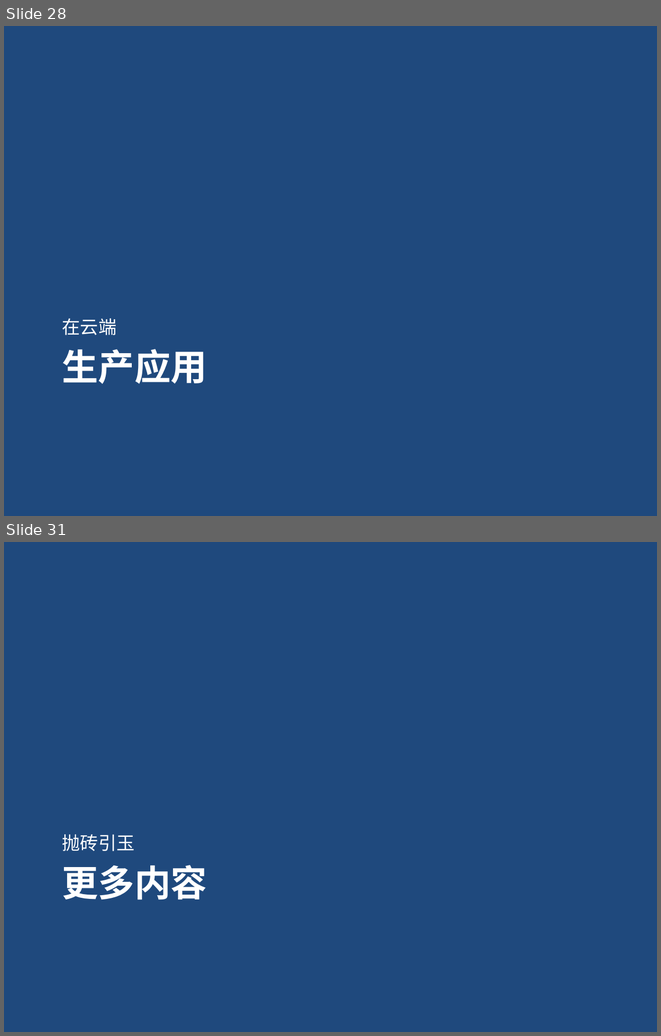
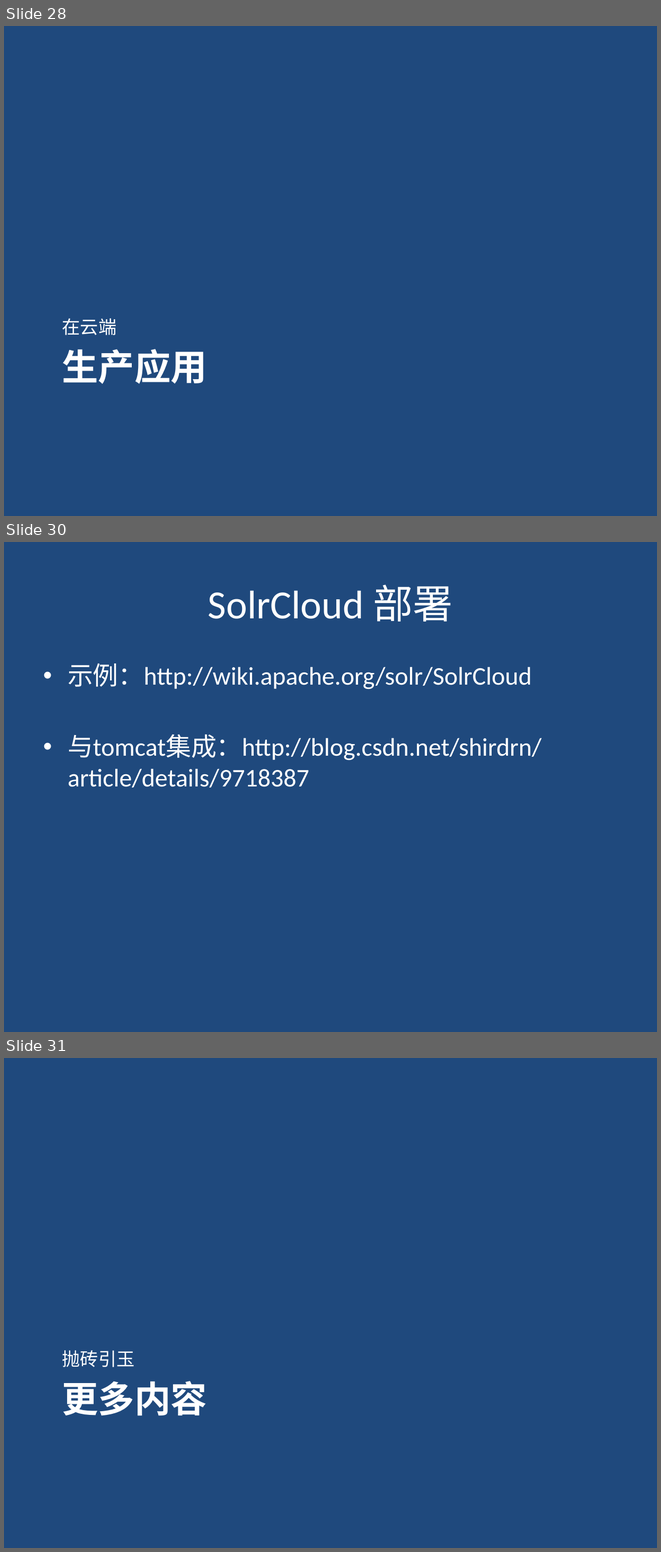
Before and after one commit to gudaoxuri/OpenTrains, a slide deck: Full-Text_Search/PPT/全文检索入门与实践.pptx. Shown one above the other, each under a label of ours: slides 28 and 31 before the commit, slides 28, 30 and 31 after it; the slides between them are not shown. The pictures are 661x1036 and 661x1552 pixels, drawn with LibreOffice and Linux fonts; fonts in the diff are those of the drawing. Boxes give left, top, right and bottom in pixels: in the first picture for what was removed or moved away, otherwise in the second. Text is boxed around its words. In the diff, an @@ line names an element or a change of style, - is before the commit and + after.

```diff
--- a/Full-Text_Search/PPT/全文检索入门与实践.pptx
+++ b/Full-Text_Search/PPT/全文检索入门与实践.pptx
@@ slide 30 added at (x1=4, y1=542, x2=657, y2=1032), background #1F497D @@
@@ title added at (x1=208, y1=584, x2=453, y2=622), 44 pt, text #FFFFFF @@
+SolrCloud 部署
@@ text added at (x1=68, y1=663, x2=541, y2=787), 28 pt, text #FFFFFF @@
+• 示例：http://wiki.apache.org/solr/SolrCloud
+• 与tomcat集成：http://blog.csdn.net/shirdrn/article/details/9718387
```
Also in this commit, not shown: 4 slides changed, 1 slide removed.
